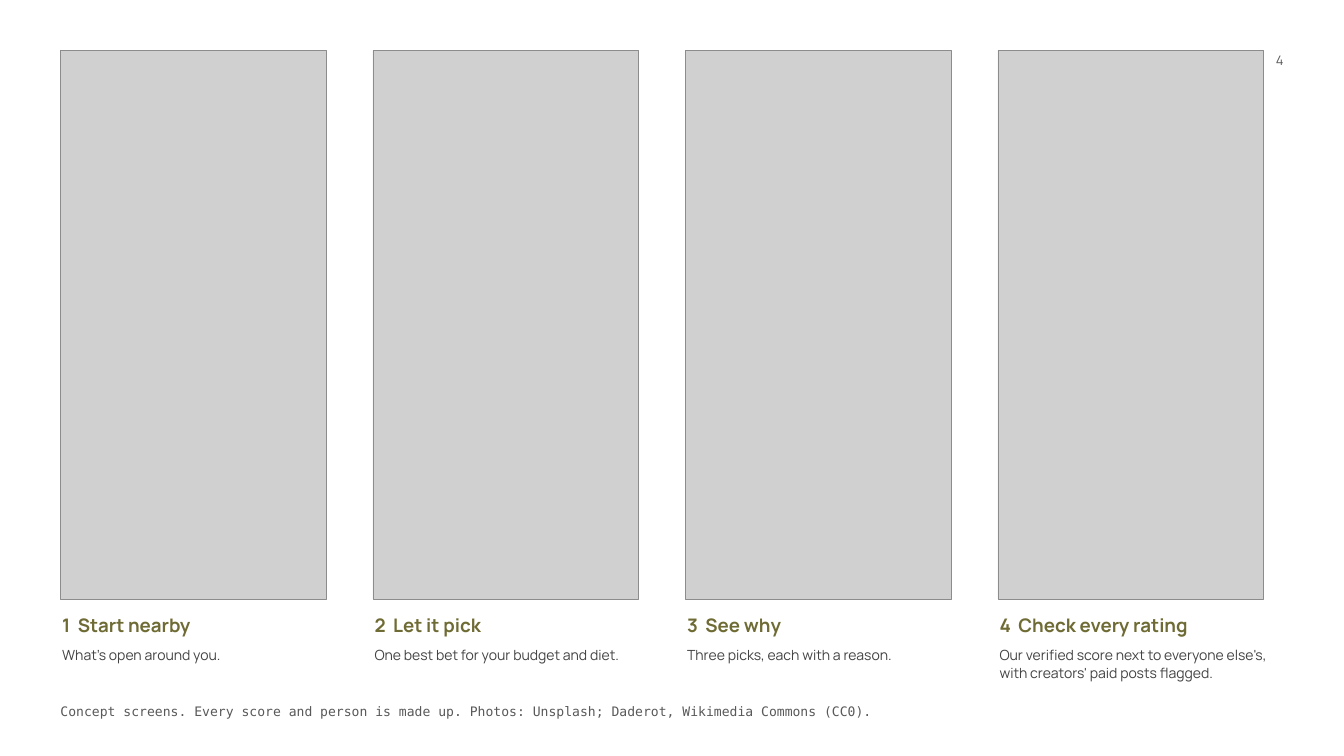
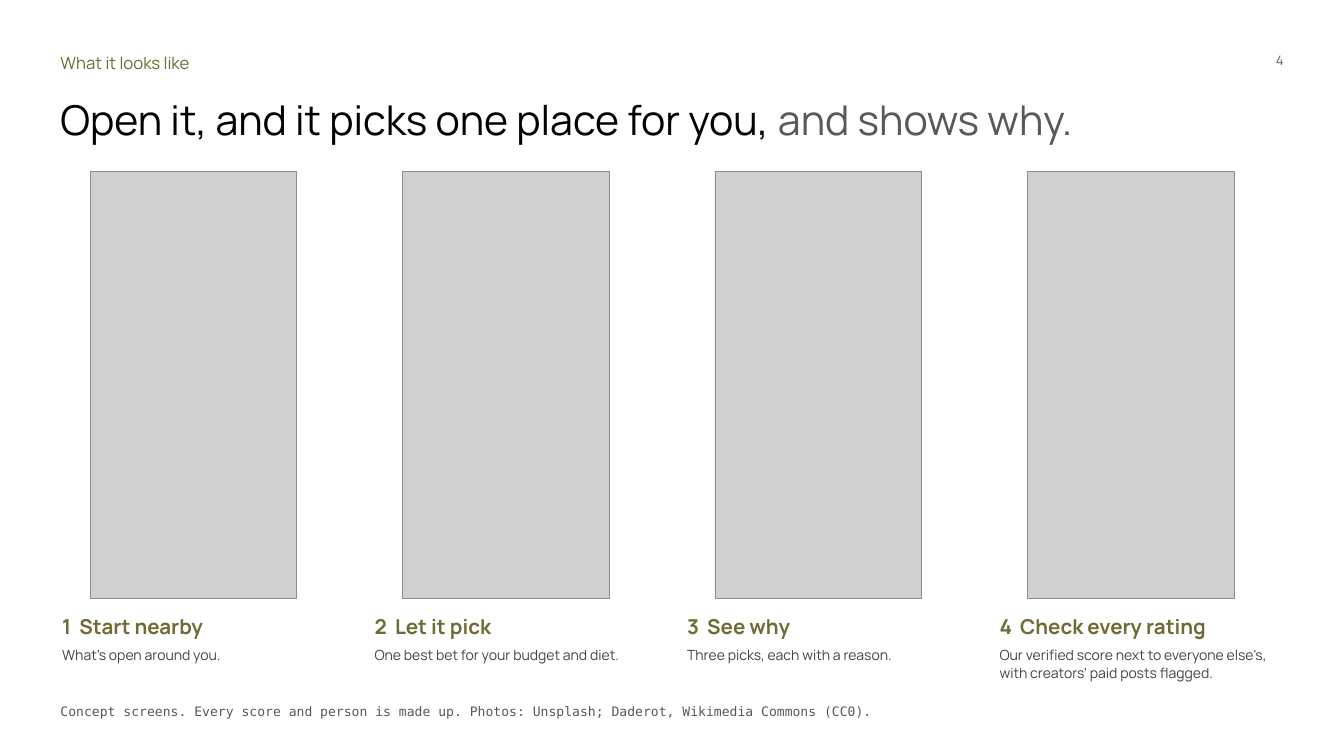
Before and after one commit to Dinguusto/Alex-s-workout-app, a slide deck: slide 4 of ENTR_4501_Gate_2_deck_readable.pptx. Drawn at 1344x756 pixels with LibreOffice and Linux fonts; fonts in the diff are those of the drawing; grey boxes stand for pictures. Boxes give left, top, right and bottom in pixels: in the first picture for what was removed or moved away, otherwise in the second. Text is boxed around its words. In the diff, an @@ line names an element or a change of style, - is before the commit and + after.

```diff
--- a/ENTR_4501_Gate_2_deck_readable.pptx
+++ b/ENTR_4501_Gate_2_deck_readable.pptx
@@ text added at (x1=60, y1=56, x2=190, y2=70), 18 pt, text #6F6B34 @@
+What it looks like
@@ text added at (x1=60, y1=104, x2=1072, y2=145), 44 pt, text #000000 @@
+Open it, and it picks one place for you, and shows why.
@@ picture resized from (x1=60, y1=50, x2=327, y2=599) to (x1=90, y1=171, x2=297, y2=598) @@
@@ picture resized from (x1=373, y1=50, x2=639, y2=599) to (x1=403, y1=171, x2=610, y2=598) @@
@@ picture resized from (x1=685, y1=50, x2=952, y2=599) to (x1=715, y1=171, x2=922, y2=598) @@
@@ picture resized from (x1=998, y1=50, x2=1264, y2=599) to (x1=1027, y1=171, x2=1234, y2=598) @@
@@ size 20 to 22 pt in 4 elements at (x1=62, y1=619, x2=203, y2=639), (x1=375, y1=619, x2=491, y2=639), (x1=687, y1=619, x2=790, y2=639), (x1=1000, y1=619, x2=1206, y2=639) @@
```
Also in this commit, not shown: 8 other slides changed, 1 slide removed.
